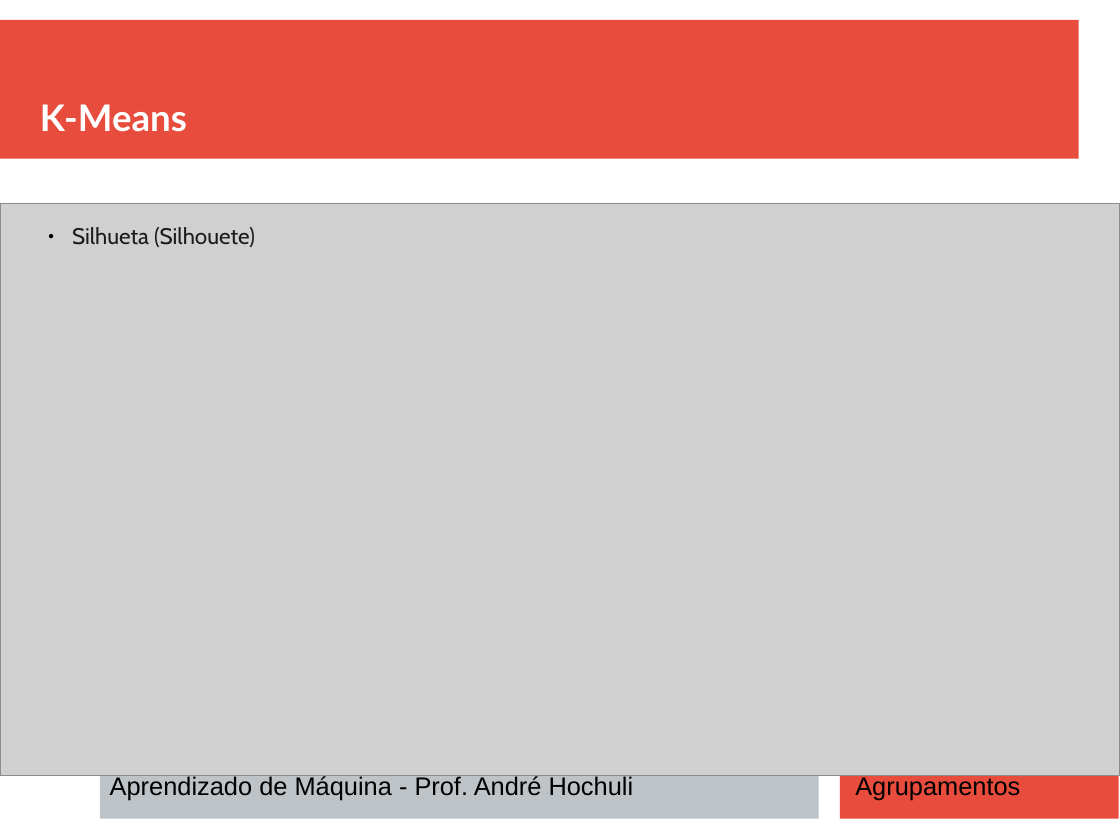
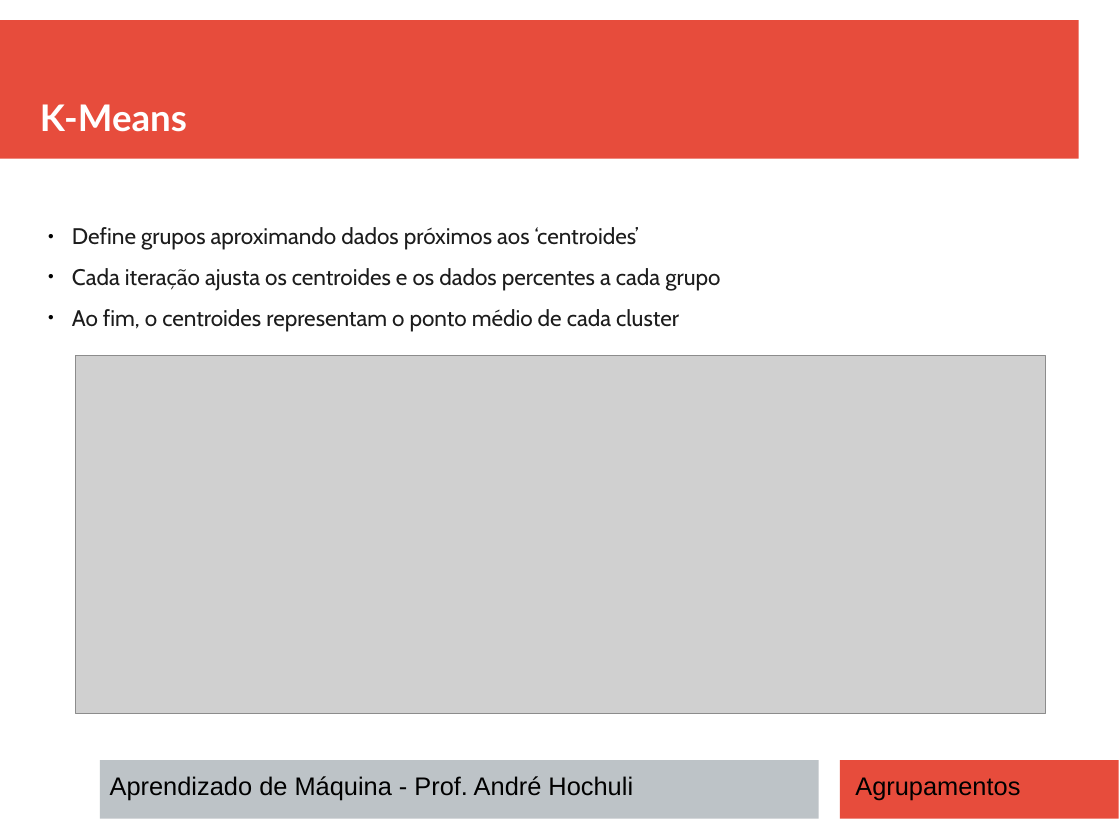
Before and after one commit to andrehochuli/teaching, a slide deck: slide 7 of AprendizadoMaquina/Tópico 03 - Aprendizado Não Supervisionado/Tópico 03 - Aprendizado - Não Supervisionado.pptx (slide 14 before the commit). Drawn at 1120x840 pixels with LibreOffice and Linux fonts; fonts in the diff are those of the drawing; grey boxes stand for pictures. Boxes give left, top, right and bottom in pixels: in the first picture for what was removed or moved away, otherwise in the second. Text is boxed around its words. In the diff, an @@ line names an element or a change of style, - is before the commit and + after.

```diff
--- a/AprendizadoMaquina/Tópico 03 - Aprendizado Não Supervisionado/Tópico 03 - Aprendizado - Não Supervisionado.pptx
+++ b/AprendizadoMaquina/Tópico 03 - Aprendizado Não Supervisionado/Tópico 03 - Aprendizado - Não Supervisionado.pptx
@@ text at (72,227,720,331): text changed @@
-● Silhueta (Silhouete)
+● Define grupos aproximando dados próximos aos ‘centroides’
+● Cada iteração ajusta os centroides e os dados percentes a cada grupo
+● Ao fim, o centroides representam o ponto médio de cada cluster
@@ picture: place and size @@
-picture at (0,204,1120,776)
+picture at (75,356,1045,713)
```
Also in this commit, not shown: 5 other slides changed, 5 other files.
